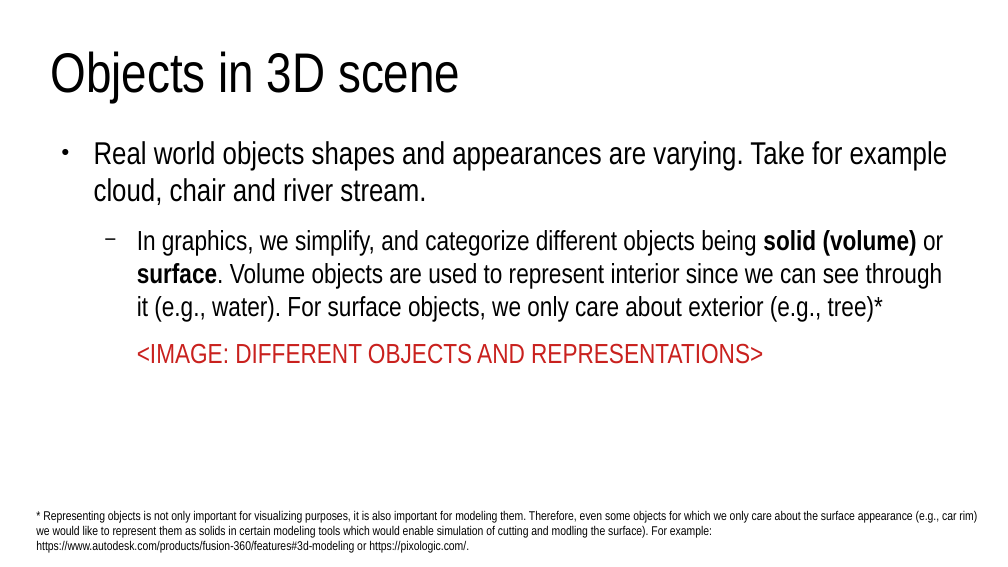
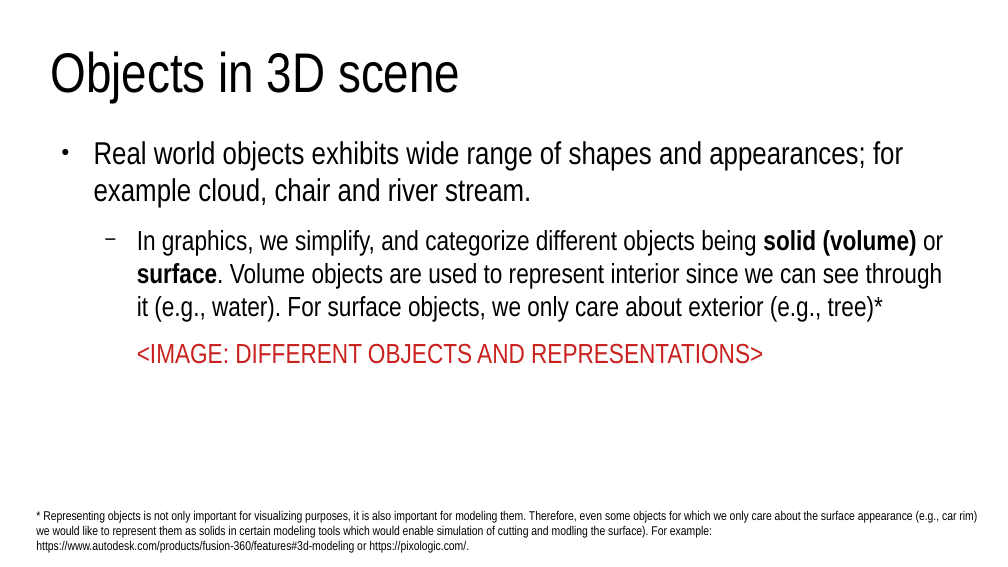
Before and after one commit to lorentzo/IntroductionToComputerGraphics, a slide deck: slide 9 of lectures/2_overview_computer_image_generation/computer_image_generation_overview.odp. Drawn at 1008x567 pixels with LibreOffice and Linux fonts; fonts in the diff are those of the drawing. Boxes give left, top, right and bottom in pixels: in the first picture for what was removed or moved away, otherwise in the second. Text is boxed around its words. In the diff, an @@ line names an element or a change of style, - is before the commit and + after.

```diff
--- a/lectures/2_overview_computer_image_generation/computer_image_generation_overview.odp
+++ b/lectures/2_overview_computer_image_generation/computer_image_generation_overview.odp
@@ text at [94,141,903,208]: text changed @@
-● Real world objects shapes and appearances are varying. Take for example cloud, chair and river stream.
+● Real world objects exhibits wide range of shapes and appearances; for example cloud, chair and river stream.
```
Also in this commit, not shown: 7 other slides changed, 8 slides added, 2 other files.
